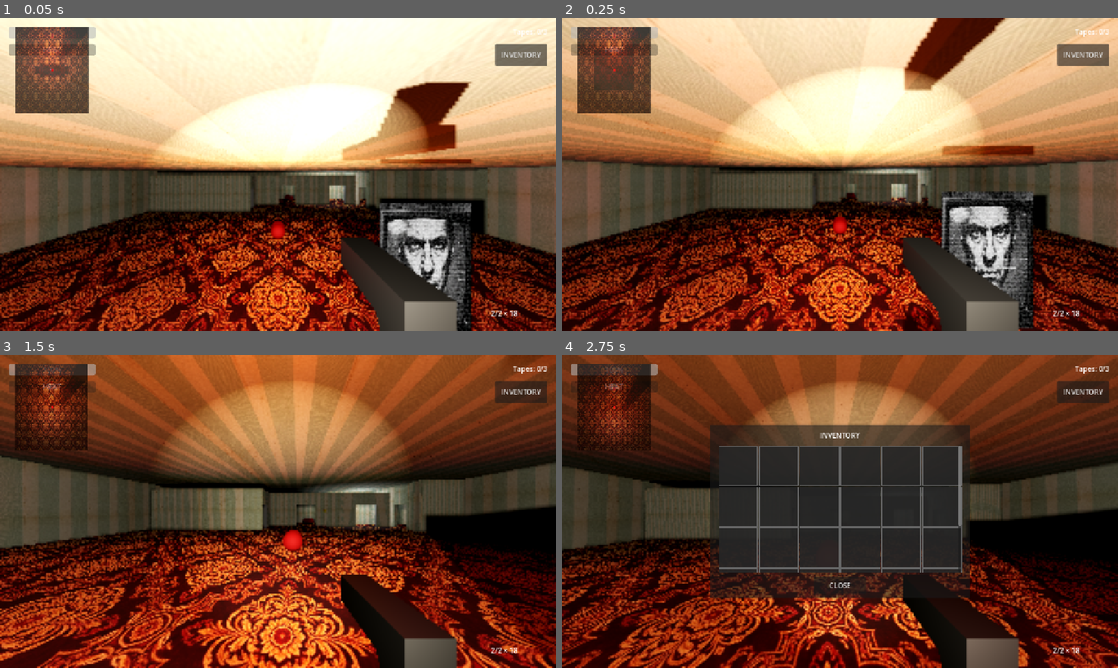
Above: before the commit, frames 1-4 (two rows, left to right).
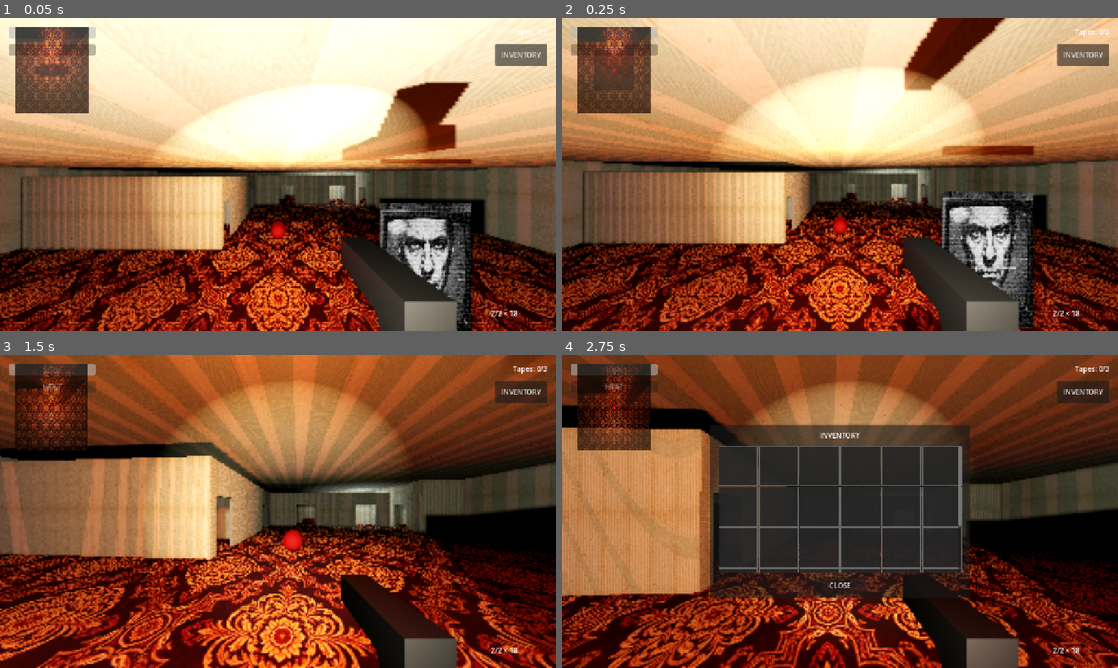
Above: after the commit, the same moments.

Repository: sergesvalov/alex_fight
Game: Godot game, scene res://scenes/levels/hotel_siberia/hotel_level_4.tscn
The game is run twice, just before and just after one commit, with the same random seed, the same clock (stepped at 60 frames per second) and the same inputs. Sound files missing from this copy of the repository are replaced by a short silence.
Inputs (mouse positions are in pixels of both pictures, inside the frame that each line leads up to):
- Up to frame 1 (0.05 s): no input
- Up to frame 2 (0.25 s): no input
- Up to frame 3 (1.5 s): tap Enter at 0.5 s; move the mouse to (305, 511) at 0.52 s; hold Up (ui_up) from 0.53 s (still down); click (305, 511) at 0.6 s; move the mouse to (250, 511) at 1.27 s; tap E at 1.35 s
- Up to frame 4 (2.75 s): keep holding Up (ui_up); move the mouse to (851, 505) at 2.02 s; tap I at 2.1 s

The runs differ from the first frame. In frame 1, 9.0% of the frame differs, in the area x 2-45%, y 2-75%; in frame 2, 9.0%; in frame 3, 15%; in frame 4, 17%, in the area x 0-41%, y 3-77%.

Commit message:
refactor: replace procedural map generation script with automated HotelLevelGenerator node and add agent documentation

Diff:
--- a/scripts/levels/hotel_level_generator.gd
+++ b/scripts/levels/hotel_level_generator.gd
@@ -85,6 +85,9 @@
 	# 3.8 Double Room 401
 	_generate_double_room_401(parent, f_scale)
 
+	# 3.9 Double Room 402
+	_generate_double_room_402(parent, f_scale)
+
 	# 4. Light
 	var light = OmniLight3D.new()
 	light.name = "MainRoomLight"
@@ -161,6 +164,15 @@
 		# Center X = -7.65. North wall Z = -30.0.
 		inst.position = Vector3(-7.65 * f_scale, 0, -30.0 * f_scale)
 
+func _generate_double_room_402(parent: Node, f_scale: float) -> void:
+	var scene = load("res://scenes/levels/hotel_siberia/blocks/double_room.tscn")
+	if scene:
+		var inst = scene.instantiate()
+		inst.name = "DoubleRoom_402"
+		parent.add_child(inst)
+		# Center X = -7.65. North wall Z = -20.0.
+		inst.position = Vector3(-7.65 * f_scale, 0, -20.0 * f_scale)
+
 func _create_static_box(parent: Node, node_name: String, pos: Vector3, size: Vector3, mat: Material) -> void:
 	var static_body = StaticBody3D.new()
 	static_body.name = node_name
Not shown, changed: .agents/AGENTS.md
Not shown, removed: generate_map.py
